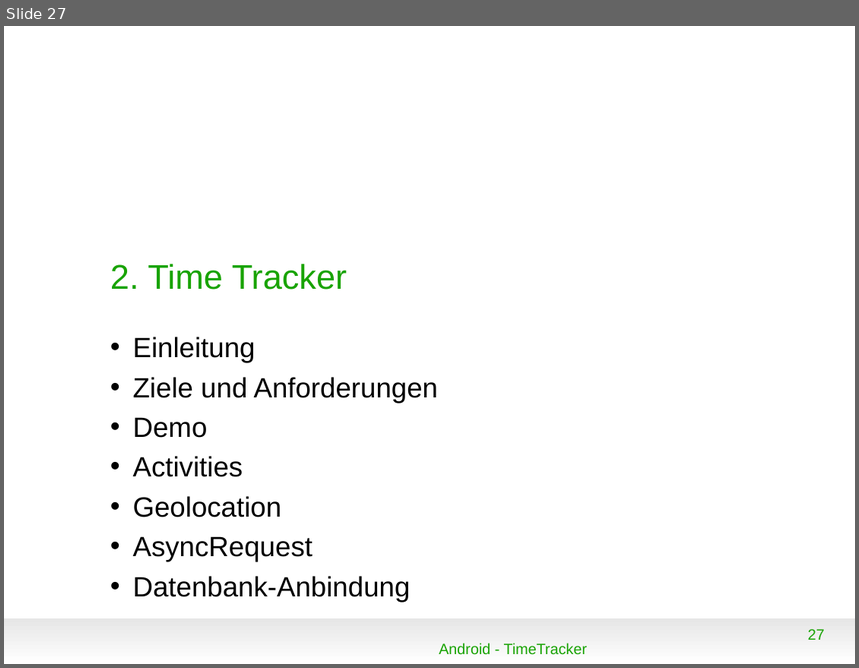
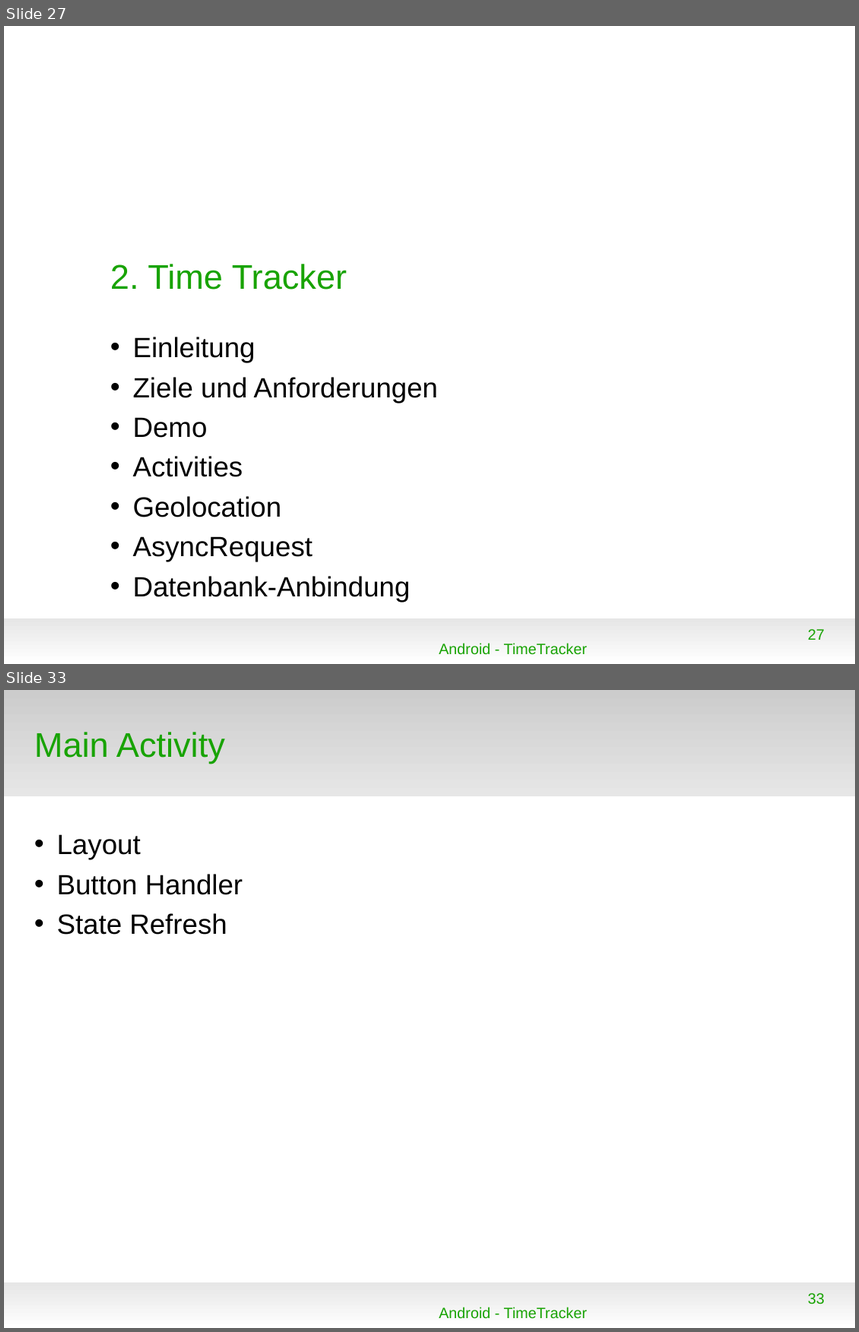
Before and after one commit to floriandrs/presentation, a slide deck: vortrag.odp. Shown one above the other, each under a label of ours: slide 27 before the commit, slides 27 and 33 after it; the slides between them are not shown. The pictures are 859x668 and 859x1332 pixels, drawn with LibreOffice and Linux fonts; fonts in the diff are those of the drawing; background and template pictures are left out. Boxes give left, top, right and bottom in pixels: in the first picture for what was removed or moved away, otherwise in the second. Text is boxed around its words. In the diff, an @@ line names an element or a change of style, - is before the commit and + after.

```diff
--- a/vortrag.odp
+++ b/vortrag.odp
@@ slide 33 added at [4,690,855,1328], background #FFFFFF; not listed: 1 template element that a slide beside it also shows @@
@@ rectangle added at [4,690,855,796], fill gradient #CCCCCC to #E6E6E6 @@
@@ title added at [34,732,225,763], 32 pt, text #18A303 @@
+Main Activity
@@ text added at [57,834,243,935], 26 pt, text #000000 @@
+• Layout
+• Button Handler
+• State Refresh
@@ page number added at [808,1293,825,1304], 14 pt, text #18A303 @@
+33
@@ text added at [439,1307,588,1319], 14 pt, text #18A303 @@
+Android - TimeTracker
```
Also in this commit, not shown: 4 slides changed, 11 other slides added, 1 slide removed, 4 other files.
